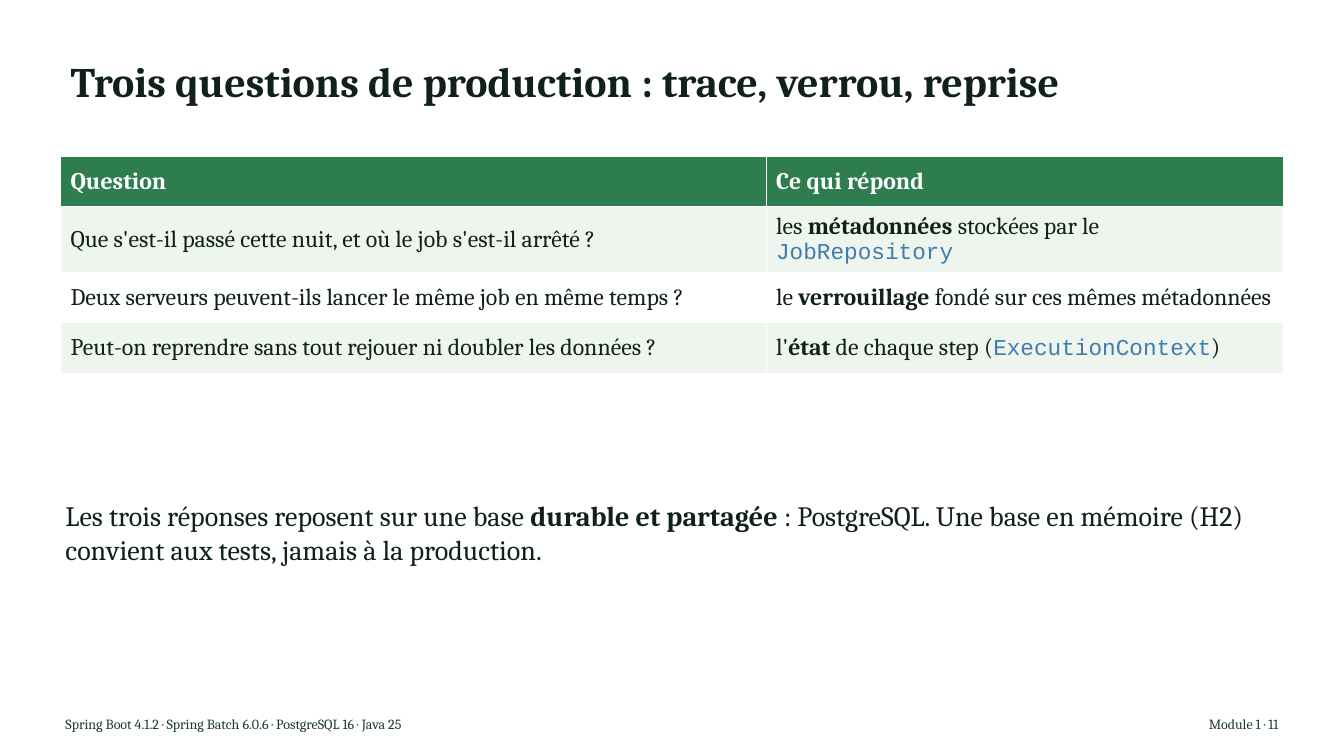
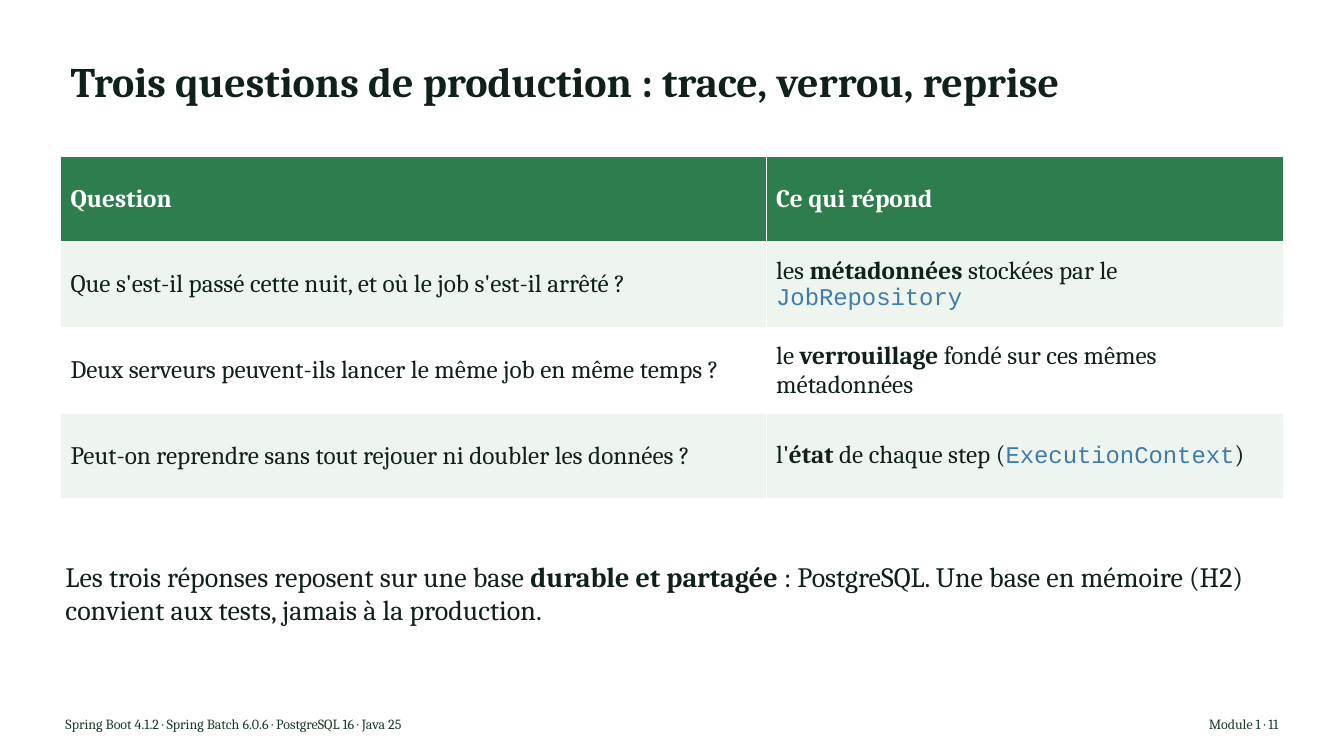
Before and after one commit to NaoufalHightech/tp-spring-batch, a slide deck: slide 8 of pptx/build/Spring_Batch_Module_1.pptx. Drawn at 1344x756 pixels with LibreOffice and Linux fonts; fonts in the diff are those of the drawing. Boxes give left, top, right and bottom in pixels: in the first picture for what was removed or moved away, otherwise in the second. Text is boxed around its words. In the diff, an @@ line names an element or a change of style, - is before the commit and + after.

```diff
--- a/pptx/build/Spring_Batch_Module_1.pptx
+++ b/pptx/build/Spring_Batch_Module_1.pptx
@@ table at bbox=[60, 156, 1284, 499] @@
@@ size 17 to 18 pt in "Question", "Ce qui répond", "Que s'est-il passé cette nuit, et où ...", "les métadonnées stockées par le" and 4 more places @@
@@ size 16.1 to 17.1 pt in "JobRepository", "(ExecutionContext)" @@
@@ text "Les trois réponses reposent sur ...": place and size @@
-text "Les trois réponses reposent sur ..." at bbox=[65, 506, 1243, 566]
+text "Les trois réponses reposent sur ..." at bbox=[65, 567, 1243, 626]
```
Also in this commit, not shown: 22 other slides changed, 10 other files.
